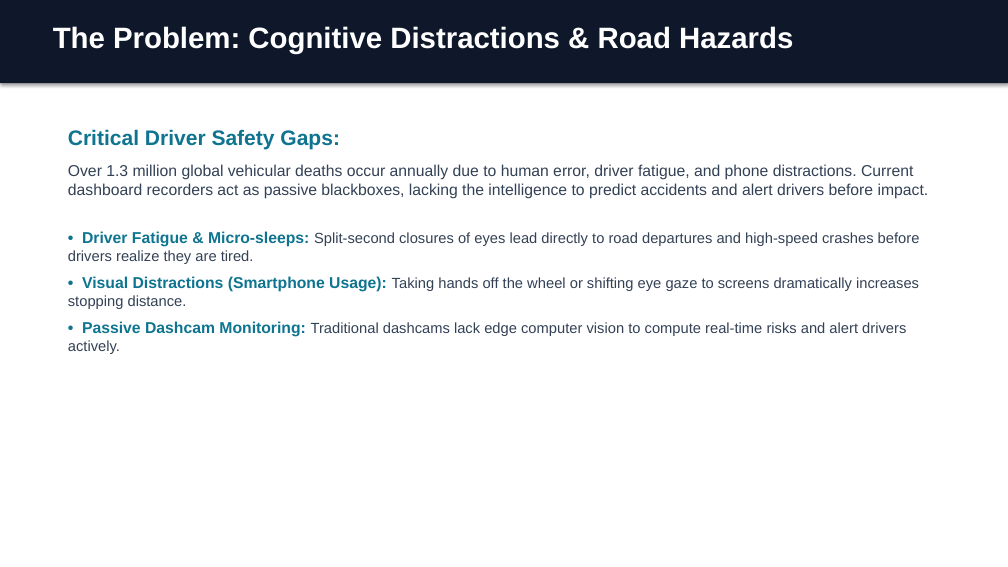
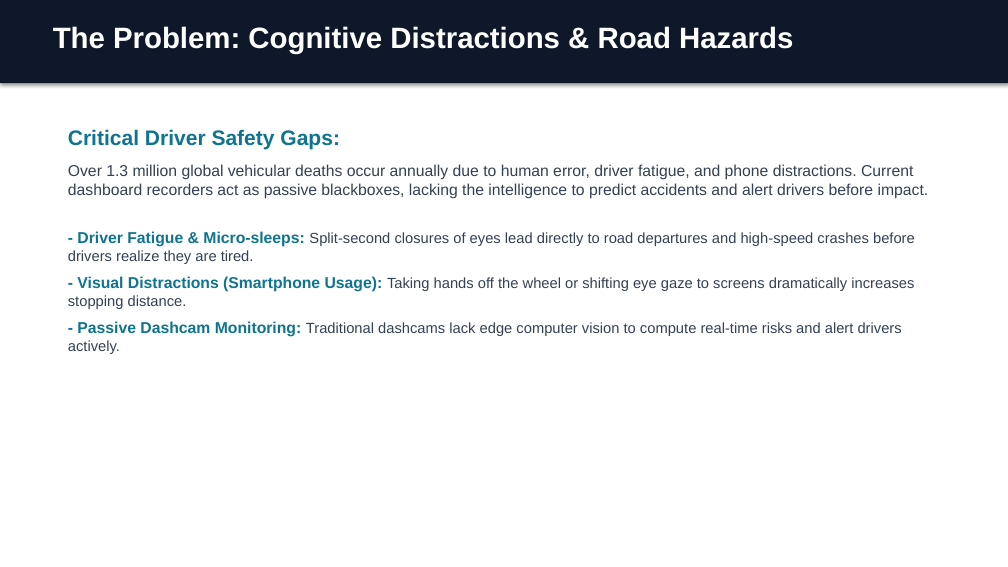
Before and after one commit to jatin1512206/guardian-ai, a slide deck: slide 2 of guardian_ai_presentation.pptx. Drawn at 1008x567 pixels with LibreOffice and Linux fonts; fonts in the diff are those of the drawing. Boxes give left, top, right and bottom in pixels: in the first picture for what was removed or moved away, otherwise in the second. Text is boxed around its words. In the diff, an @@ line names an element or a change of style, - is before the commit and + after.

```diff
--- a/guardian_ai_presentation.pptx
+++ b/guardian_ai_presentation.pptx
@@ text at bbox=[68, 231, 915, 354]: text changed @@
-• Driver Fatigue & Micro-sleeps: Split-second closures of eyes lead directly to road departures and high-speed crashes before drivers realize they are tired.
-• Visual Distractions (Smartphone Usage): Taking hands off the wheel or shifting eye gaze to screens dramatically increases stopping distance.
-• Passive Dashcam Monitoring: Traditional dashcams lack edge computer vision to compute real-time risks and alert drivers actively.
+- Driver Fatigue & Micro-sleeps: Split-second closures of eyes lead directly to road departures and high-speed crashes before drivers realize they are tired.
+- Visual Distractions (Smartphone Usage): Taking hands off the wheel or shifting eye gaze to screens dramatically increases stopping distance.
+- Passive Dashcam Monitoring: Traditional dashcams lack edge computer vision to compute real-time risks and alert drivers actively.
```
Also in this commit, not shown: 8 other slides changed, 1 other file.
